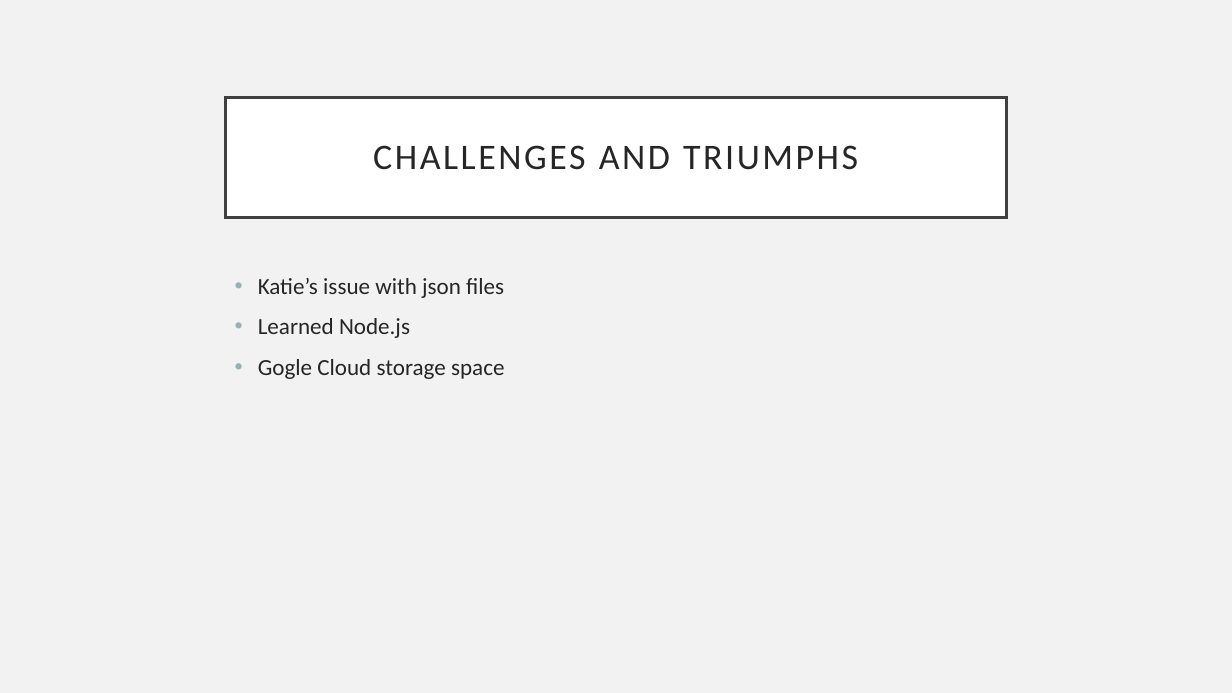
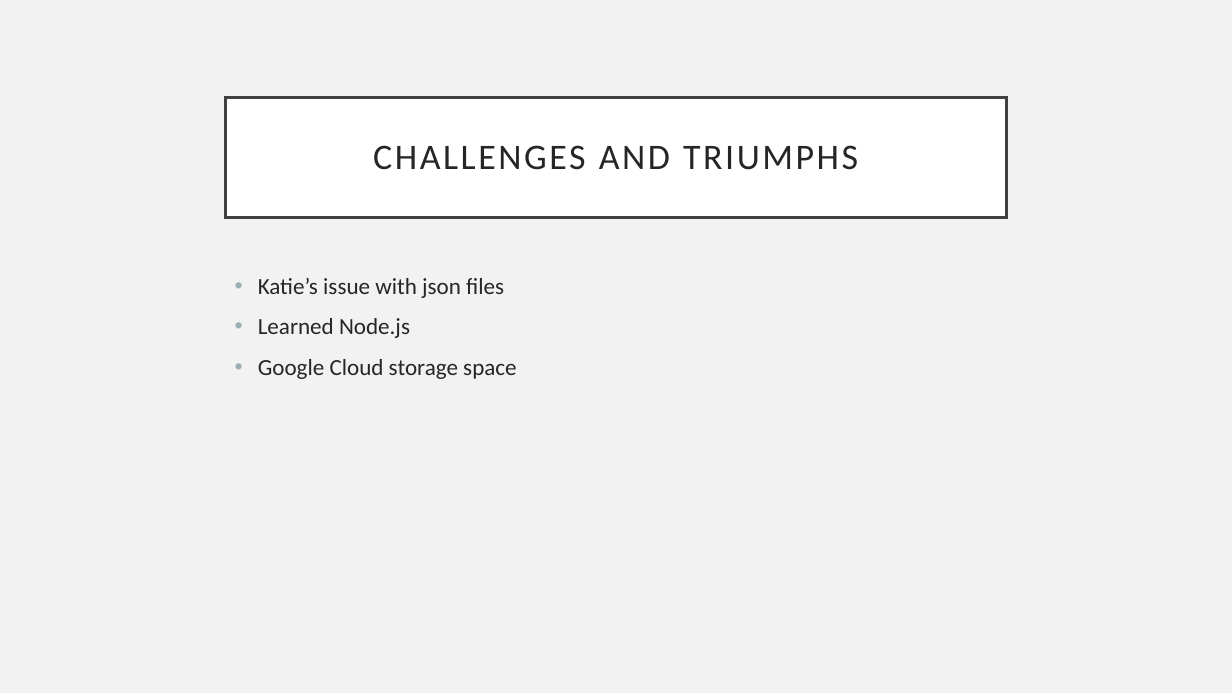
Before and after one commit to pauleanderson/capstone-spring-2018-team-7, a slide deck: slide 9 of midterm presentation/Presentation-StartingTemplate.pptx (slide 7 before the commit). Drawn at 1232x693 pixels with LibreOffice and Linux fonts; fonts in the diff are those of the drawing. Boxes give left, top, right and bottom in pixels: in the first picture for what was removed or moved away, otherwise in the second. Text is boxed around its words. In the diff, an @@ line names an element or a change of style, - is before the commit and + after.

```diff
--- a/midterm presentation/Presentation-StartingTemplate.pptx
+++ b/midterm presentation/Presentation-StartingTemplate.pptx
@@ text at box(258, 359, 516, 379): text changed @@
-• Gogle Cloud storage space
+• Google Cloud storage space
```
Also in this commit, not shown: 4 other slides changed, 3 slides added, 1 slide removed.
